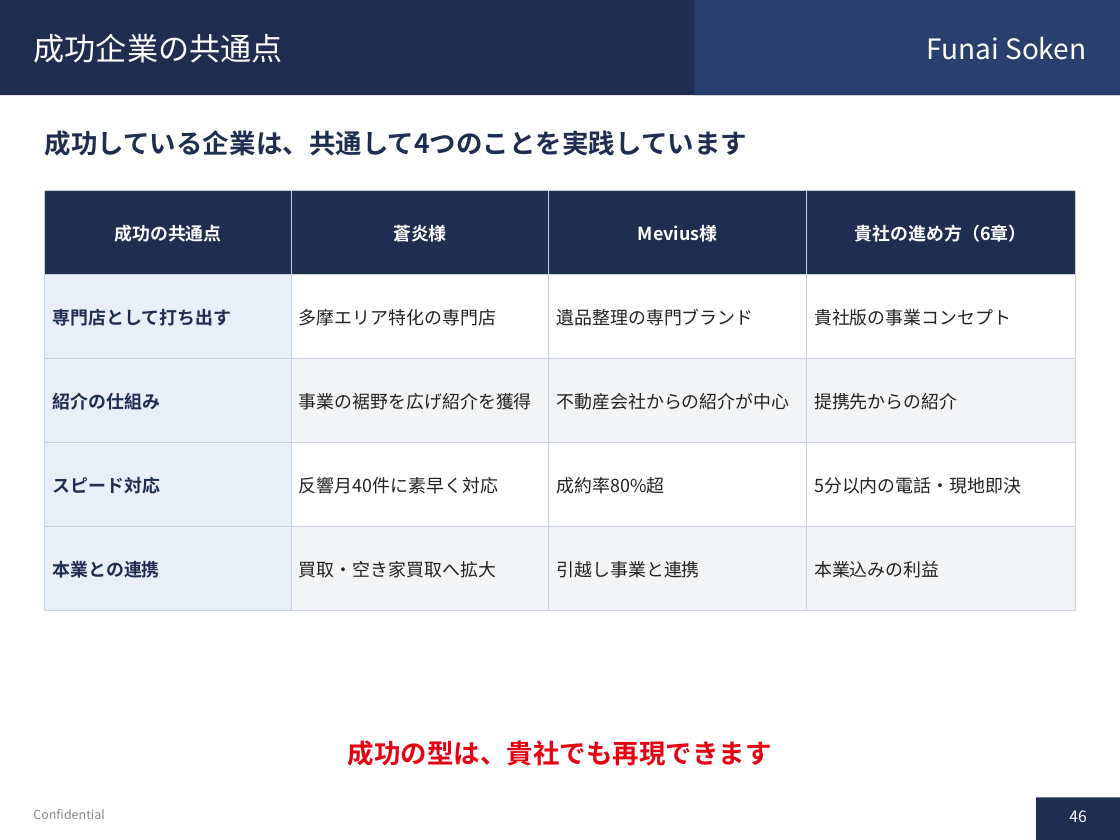
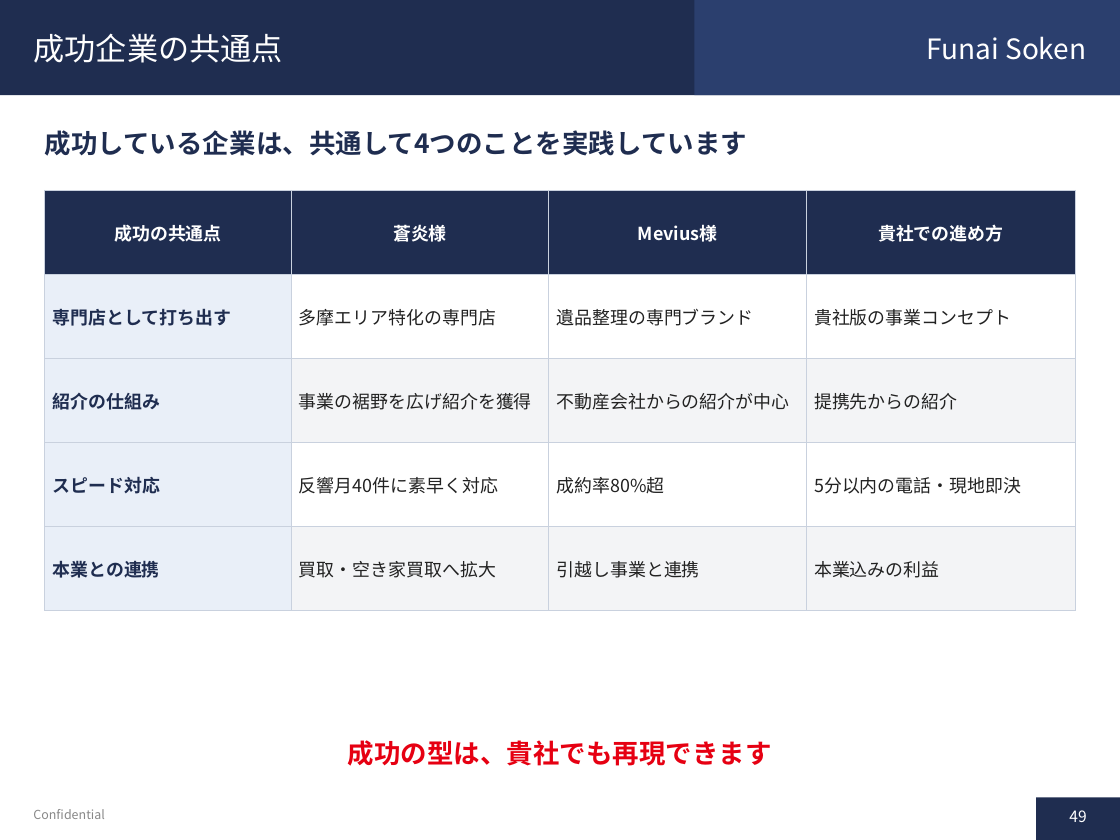
Before and after one commit to soshiro-iki-sys/-, a slide deck: slide 49 of proposals/遺品整理事業_企画書.pptx (slide 46 before the commit). Drawn at 1120x840 pixels with LibreOffice and Linux fonts; fonts in the diff are those of the drawing. Boxes give left, top, right and bottom in pixels: in the first picture for what was removed or moved away, otherwise in the second. Text is boxed around its words. In the diff, an @@ line names an element or a change of style, - is before the commit and + after.

```diff
--- a/proposals/遺品整理事業_企画書.pptx
+++ b/proposals/遺品整理事業_企画書.pptx
@@ table at bbox=[45, 190, 1075, 582] @@
-row 1, column 4: 貴社の進め方（6章）
+row 1, column 4: 貴社での進め方
@@ page number at bbox=[1069, 810, 1086, 822]: text changed @@
-46
+49
```
Also in this commit, not shown: 28 other slides changed, 6 slides added, 14 slides removed, 1 other file.
